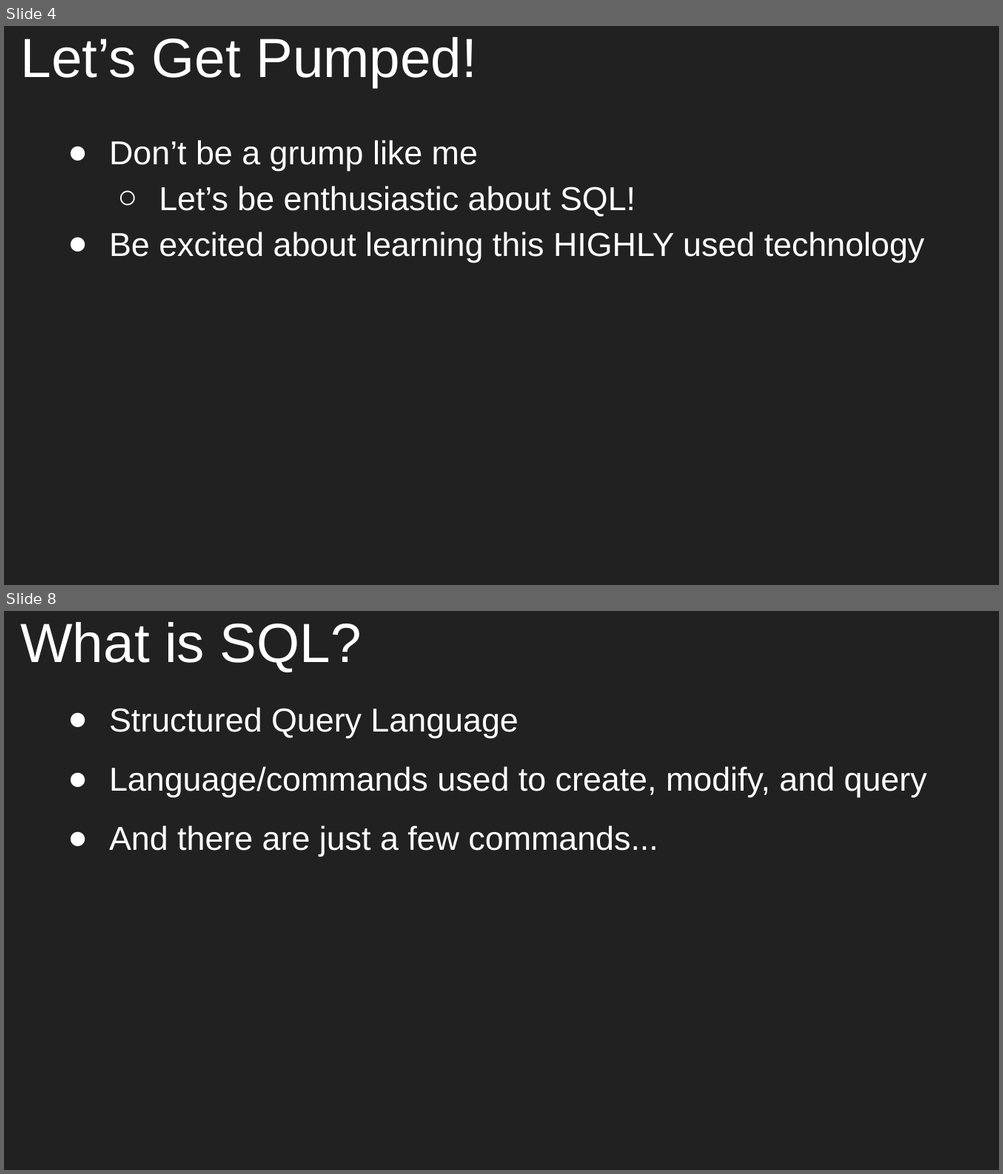
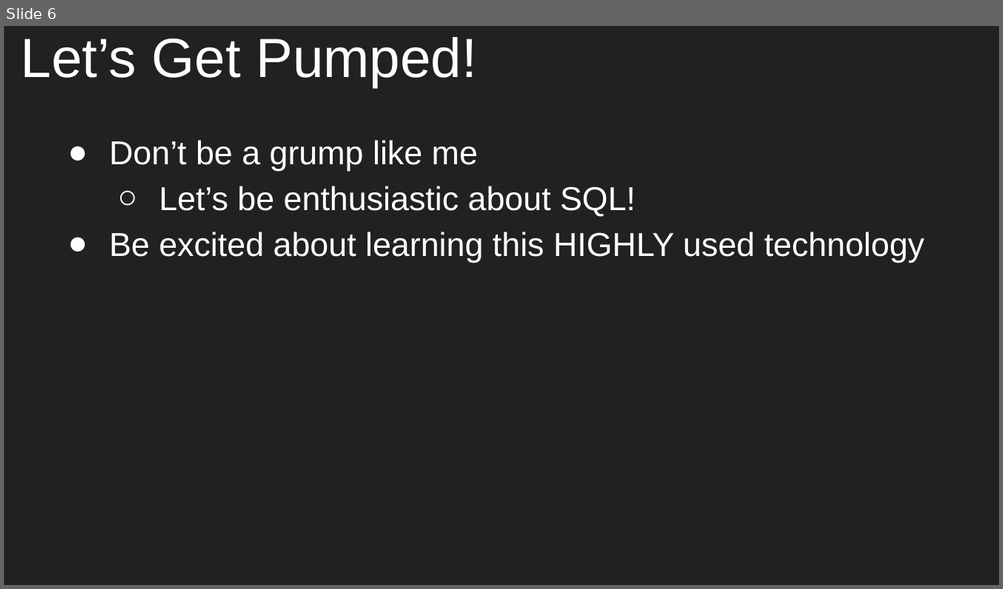
Before and after one commit to aleesham/lc101-unit2, a slide deck: slides/Unit 2 - LC 101 - Class 8.pptx. Shown one above the other, each under a label of ours: slides 4 and 8 before the commit, slide 6 after it; the slides between them are not shown. The pictures are 1003x1174 and 1003x589 pixels, drawn with LibreOffice and Linux fonts; fonts in the diff are those of the drawing. Boxes give left, top, right and bottom in pixels: in the first picture for what was removed or moved away, otherwise in the second. Text is boxed around its words. In the diff, an @@ line names an element or a change of style, - is before the commit and + after.

```diff
--- a/slides/Unit 2 - LC 101 - Class 8.pptx
+++ b/slides/Unit 2 - LC 101 - Class 8.pptx
@@ slide 8 removed at bbox=[4, 611, 999, 1170], background #212121 @@
@@ title removed at bbox=[21, 622, 361, 672] @@
-What is SQL?
@@ text removed at bbox=[109, 707, 927, 857] @@
-● Structured Query Language
-● Language/commands used to create, modify, and query
-● And there are just a few commands...
@@ what was slide 4 is now slide 6 @@
```
Also in this commit, not shown: 7 slides added, 6 other slides removed, 1 other file.
